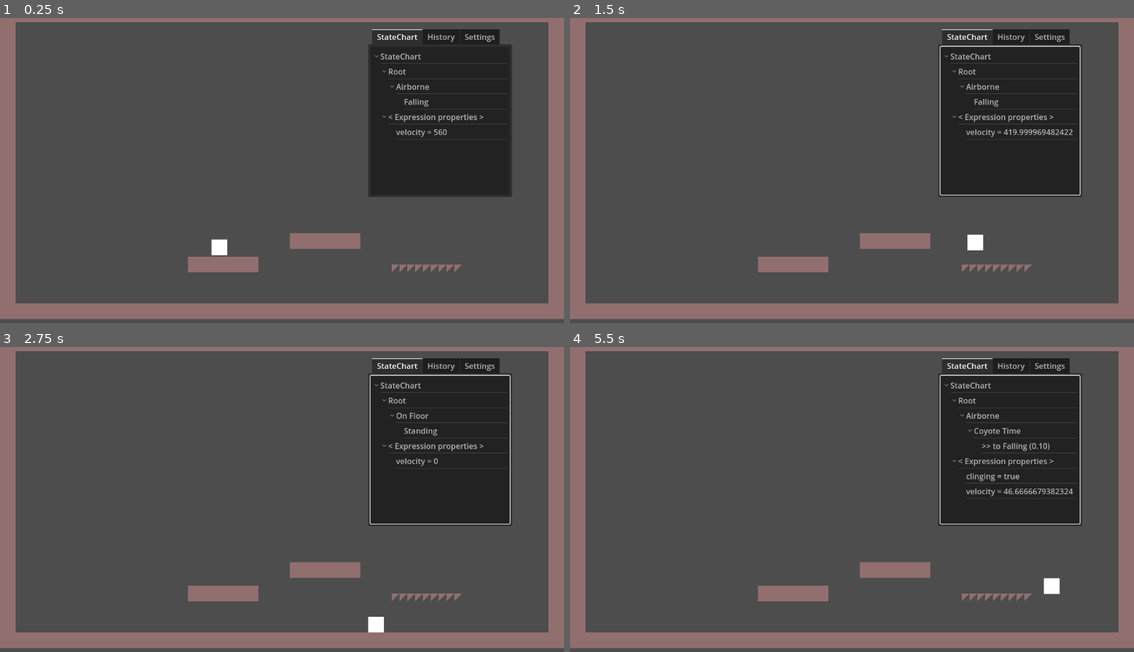
Above: before the commit, frames 1-4 (two rows, left to right).
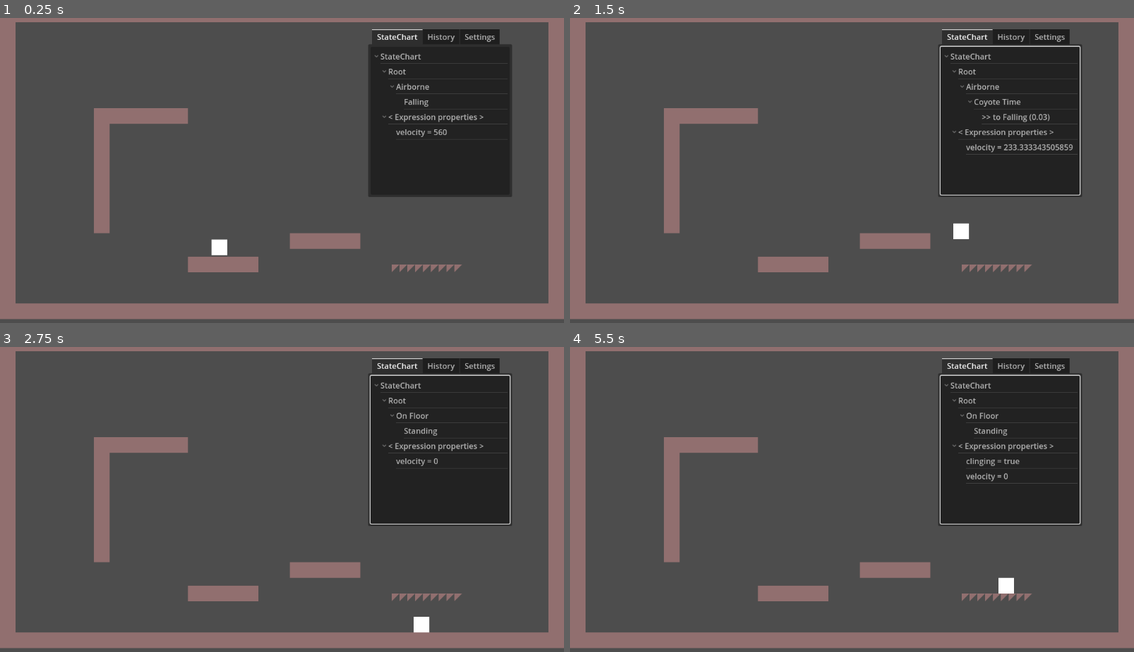
Above: after the commit, the same moments.

Repository: notapixelstudio/plattoformo_due
Game: Godot game, scene res://levels/Level.tscn
Same seed, same stepped clock (60 frames per second), same inputs: the game is played once before the commit and once after it.
Inputs (mouse positions are in pixels of both pictures, inside the frame that each line leads up to):
- Up to frame 1 (0.25 s): no input
- Up to frame 2 (1.5 s): tap Enter (ui_accept) at 0.5 s; move the mouse to (976, 149) at 0.52 s; hold Shift 0.53-1.28 s; hold Right (p1_right) from 0.53 s (still down); click (976, 149) at 0.67 s; tap Space (p1_jump) at 0.77 s; move the mouse to (739, 179) at 1.27 s; tap Shift at 1.35 s
- Up to frame 3 (2.75 s): tap Space (p1_jump) at 1.52 s; move the mouse to (338, 423) at 2.02 s; release Right (p1_right) at 2.03 s; hold Left (p1_left) from 2.03 s (still down); hold Shift from 2.03 s (still down)
- Up to frame 4 (5.5 s): move the mouse to (823, 557) at 2.77 s; release Left (p1_left) at 2.78 s; release Shift at 2.78 s; hold Right (p1_right) 2.78-4.28 s; tap Shift at 2.85, 4.35 s; click (823, 557) at 2.92 s; tap Space (p1_jump) at 3.02, 3.77, 4.52 s; move the mouse to (1021, 542) at 3.52 s; hold Shift 3.53-4.28 s; move the mouse to (682, 447) at 4.27 s; hold Left (p1_left) 4.28-5.03 s; move the mouse to (880, 493) at 5.02 s; hold Right (p1_right) from 5.03 s (still down); hold Shift from 5.03 s (still down); click (880, 493) at 5.17 s

The runs differ from the first frame. In frame 1, 1.8% of the frame differs, in the area x 16-34%, y 29-71%; in frame 2, 2.9%; in frame 3, 2.1%; in frame 4, 3.0%, in the area x 16-90%, y 21-82%.

Commit message:
WIP wall jump

Diff:
--- a/actors/Hero.gd
+++ b/actors/Hero.gd
@@ -1,23 +1,24 @@
 extends CharacterBody2D
 
 @export var speed = 400
+@export var acceleration = 2500
 @export var jump_velocity = 600
-
-const SPEED = 300.0
-const JUMP_VELOCITY = 400.0
+@export var wall_jump_velocity = 750
 
 # Get the gravity from the project settings to be synced with RigidBody nodes.
 var gravity = ProjectSettings.get_setting("physics/2d/default_gravity")
 
+var last_valid_wall_normal : Vector2
+
 func _ready():
 	InputBuffer.add_monitored_action('p1_jump')
 
+func _get_direction():
+	return Input.get_axis("p1_left", "p1_right")
+
 func _physics_process(delta):
-	var direction = Input.get_axis("p1_left", "p1_right")
-	if direction:
-		velocity.x = direction * speed
-	else:
-		velocity.x = move_toward(velocity.x, 0, speed)
+	var direction = _get_direction()
+	velocity.x = move_toward(velocity.x, direction * speed if direction else 0, acceleration * delta)
 
 	$StateChart.set_expression_property('velocity', velocity.y)
 
@@ -26,6 +27,7 @@
 	elif is_on_wall():
 		$StateChart.send_event('on_wall')
 		$StateChart.set_expression_property('clinging', sign(direction) != sign(get_wall_normal().y))
+		last_valid_wall_normal = get_wall_normal()
 	else:
 		$StateChart.send_event('airborne')
 
@@ -52,7 +54,11 @@
 	$AnimationPlayer.play("jump")
 	velocity.y = -jump_velocity
 
-func _on_jumping_state_physics_processing(delta):
+func _on_wall_jumping_state_entered():
+	$AnimationPlayer.play("jump")
+	velocity = Vector2.UP.rotated(PI/3 * sign(last_valid_wall_normal.y)) * wall_jump_velocity
+
+func _on_ascending_state_physics_processing(delta):
 	_apply_gravity(delta)
 	if velocity.y > 0:
 		$StateChart.send_event('end_jump')
--- a/actors/Hero.tscn
+++ b/actors/Hero.tscn
@@ -164,10 +164,30 @@
 to = NodePath("../../On Floor/Landing")
 event = &"on_floor"
 
+[node name="to On Wall" type="Node" parent="StateChart/Root/Airborne"]
+script = ExtResource("6_yas5w")
+to = NodePath("../../On Wall")
+event = &"on_wall"
+guard = SubResource("Resource_f88qq")
+
 [node name="Jumping" type="Node" parent="StateChart/Root/Airborne"]
 script = ExtResource("5_hl3m4")
 
-[node name="to Falling" type="Node" parent="StateChart/Root/Airborne/Jumping"]
+[node name="to Ascending" type="Node" parent="StateChart/Root/Airborne/Jumping"]
+script = ExtResource("6_yas5w")
+to = NodePath("../../Ascending")
+
+[node name="WallJumping" type="Node" parent="StateChart/Root/Airborne"]
+script = ExtResource("5_hl3m4")
+
+[node name="to Ascending" type="Node" parent="StateChart/Root/Airborne/WallJumping"]
+script = ExtResource("6_yas5w")
+to = NodePath("../../Ascending")
+
+[node name="Ascending" type="Node" parent="StateChart/Root/Airborne"]
+script = ExtResource("5_hl3m4")
+
+[node name="to Falling" type="Node" parent="StateChart/Root/Airborne/Ascending"]
 script = ExtResource("6_yas5w")
 to = NodePath("../../Falling")
 event = &"end_jump"
@@ -175,12 +195,6 @@
 [node name="Falling" type="Node" parent="StateChart/Root/Airborne"]
 script = ExtResource("5_hl3m4")
 
-[node name="to On Wall" type="Node" parent="StateChart/Root/Airborne/Falling"]
-script = ExtResource("6_yas5w")
-to = NodePath("../../../On Wall")
-event = &"on_wall"
-guard = SubResource("Resource_f88qq")
-
 [node name="Coyote Time" type="Node" parent="StateChart/Root/Airborne"]
 script = ExtResource("5_hl3m4")
 
@@ -200,6 +214,11 @@
 
 [node name="Sliding Down" type="Node" parent="StateChart/Root/On Wall"]
 script = ExtResource("5_hl3m4")
+
+[node name="to WallJumping" type="Node" parent="StateChart/Root/On Wall/Sliding Down"]
+script = ExtResource("6_yas5w")
+to = NodePath("../../../Airborne/WallJumping")
+event = &"start_jump"
 
 [node name="to Landing" type="Node" parent="StateChart/Root/On Wall"]
 script = ExtResource("6_yas5w")
@@ -216,6 +235,7 @@
 to = NodePath("../../Airborne")
 event = &"on_wall"
 guard = SubResource("Resource_ku2p7")
+delay_seconds = 0.2
 
 [node name="Node" type="Node" parent="."]
 
@@ -228,7 +248,8 @@
 
 [connection signal="state_entered" from="StateChart/Root/On Floor/Landing" to="." method="_on_landing_state_entered"]
 [connection signal="state_entered" from="StateChart/Root/Airborne/Jumping" to="." method="_on_jumping_state_entered"]
-[connection signal="state_physics_processing" from="StateChart/Root/Airborne/Jumping" to="." method="_on_jumping_state_physics_processing"]
+[connection signal="state_entered" from="StateChart/Root/Airborne/WallJumping" to="." method="_on_wall_jumping_state_entered"]
+[connection signal="state_physics_processing" from="StateChart/Root/Airborne/Ascending" to="." method="_on_ascending_state_physics_processing"]
 [connection signal="state_physics_processing" from="StateChart/Root/Airborne/Falling" to="." method="_on_falling_state_physics_processing"]
 [connection signal="state_physics_processing" from="StateChart/Root/Airborne/Coyote Time" to="." method="_on_coyote_time_state_physics_processing"]
 [connection signal="state_entered" from="StateChart/Root/On Wall/Sliding Down" to="." method="_on_sliding_down_state_entered"]
--- a/levels/Level.tscn
+++ b/levels/Level.tscn
@@ -8,7 +8,7 @@
 [node name="TileMap" type="TileMap" parent="."]
 tile_set = ExtResource("1_nuugr")
 format = 2
-layer_0/tile_data = PackedInt32Array(0, 0, 0, 65536, 0, 0, 1 …(6520 unchanged characters)… 2744, 1, 0, 2162745, 1, 0, 2162746, 1, 0)
+layer_0/tile_data = PackedInt32Array(0, 0, 0, 65536, 0, 0, 1 …(6520 unchanged characters)… 2744, 1, 0, 2162745, 1, 0, 2162746, 1, 0, 1835020, 0, 0, 1835021, 0, 0, 1769484, 0, 0, 1703948, 0, 0, 1638412, 0, 0, 1572876, 0, 0, 1507340, 0, 0, 1441804, 0, 0, 1376268, 0, 0, 1310732, 0, 0, 1245196, 0, 0, 1179660, 0, 0, 1179661, 0, 0, 1245197, 0, 0, 1310733, 0, 0, 1376269, 0, 0, 1441805, 0, 0, 1507341, 0, 0, 1572877, 0, 0, 1638413, 0, 0, 1703949, 0, 0, 1769485, 0, 0, 1114124, 0, 0, 1048588, 0, 0, 983052, 0, 0, 917516, 0, 0, 851980, 0, 0, 851981, 0, 0, 851982, 0, 0, 851983, 0, 0, 851984, 0, 0, 851985, 0, 0, 851986, 0, 0, 851987, 0, 0, 851988, 0, 0, 851989, 0, 0, 851990, 0, 0, 851991, 0, 0, 917527, 0, 0, 917526, 0, 0, 917525, 0, 0, 917524, 0, 0, 917523, 0, 0, 917522, 0, 0, 917521, 0, 0, 917520, 0, 0, 917519, 0, 0, 917518, 0, 0, 917517, 0, 0, 983053, 0, 0, 1048589, 0, 0, 1114125, 0, 0)
 
 [node name="Hero" parent="." instance=ExtResource("2_ttnc4")]
 position = Vector2(448, 432)
